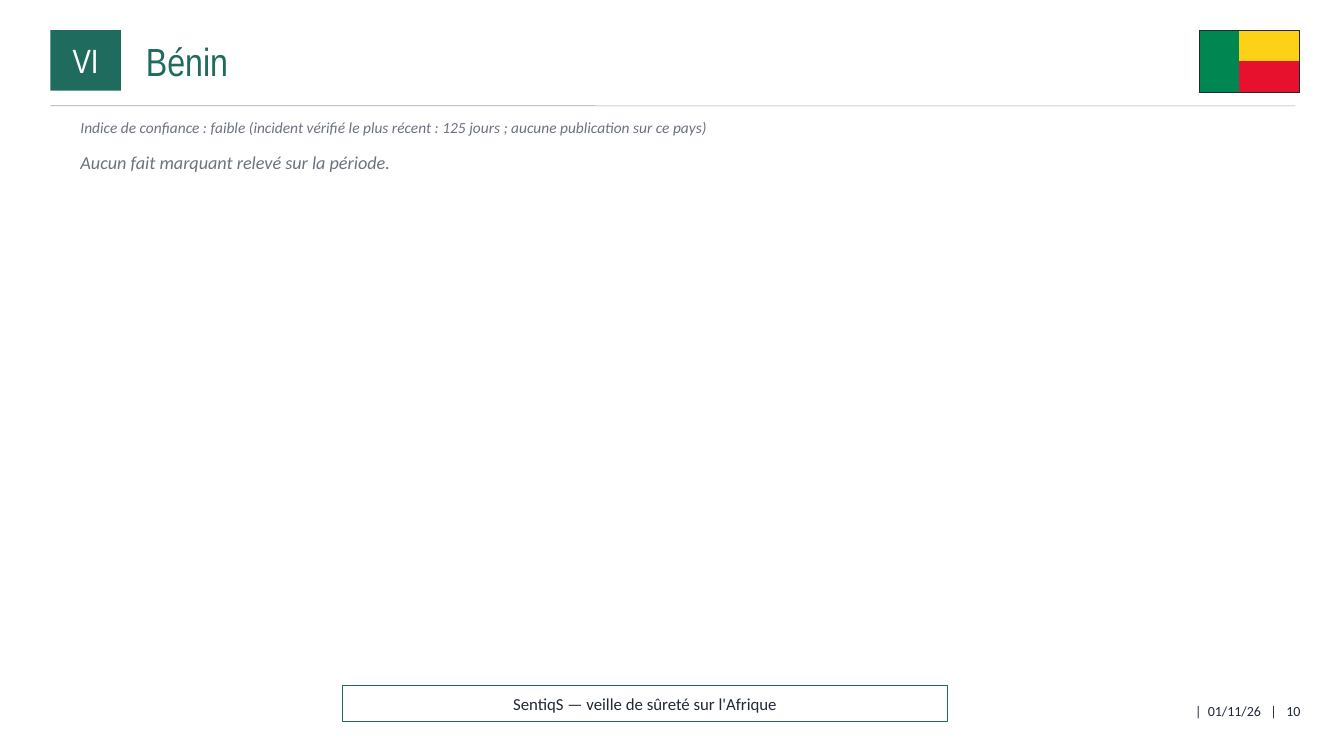
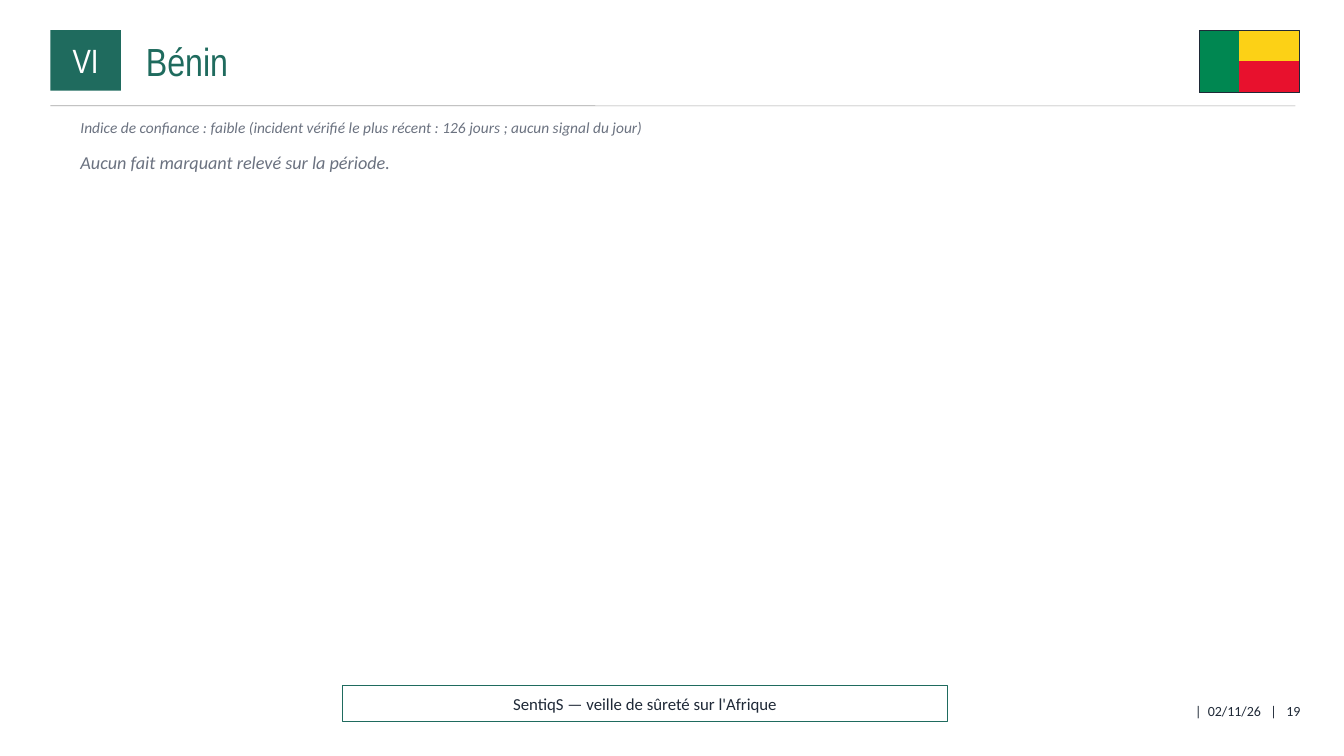
Before and after one commit to ytl1-ops/SentiqS, a slide deck: slide 19 of web/rapports/mensuel/2026-11.pptx (slide 10 before the commit). Drawn at 1344x756 pixels with LibreOffice and Linux fonts; fonts in the diff are those of the drawing. Boxes give left, top, right and bottom in pixels: in the first picture for what was removed or moved away, otherwise in the second. Text is boxed around its words. In the diff, an @@ line names an element or a change of style, - is before the commit and + after.

```diff
--- a/web/rapports/mensuel/2026-11.pptx
+++ b/web/rapports/mensuel/2026-11.pptx
@@ text at bbox=[80, 122, 641, 136]: text changed @@
-Indice de confiance : faible (incident vérifié le plus récent : 125 jours ; aucune publication sur ce pays)
+Indice de confiance : faible (incident vérifié le plus récent : 126 jours ; aucun signal du jour)
@@ text at bbox=[1208, 706, 1300, 717]: text changed @@
-| 01/11/26 | 10
+| 02/11/26 | 19
```
Also in this commit, not shown: 13 other slides changed, 12 slides added, 11 other files.
